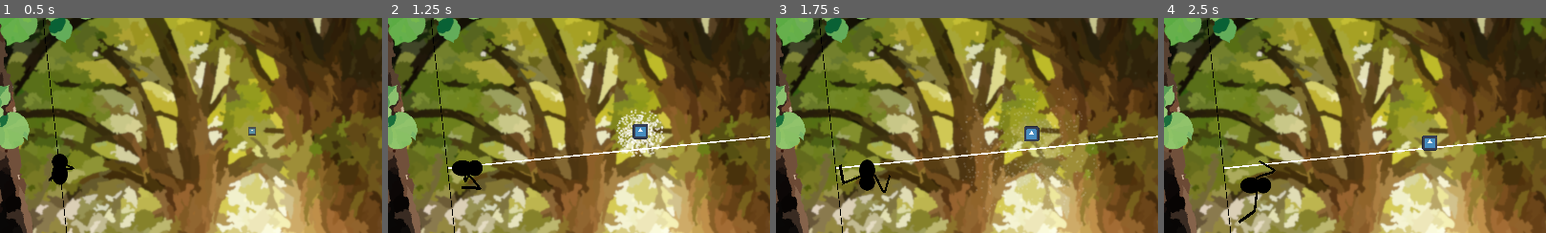
Above: before the commit, frames 1-4 (left to right).
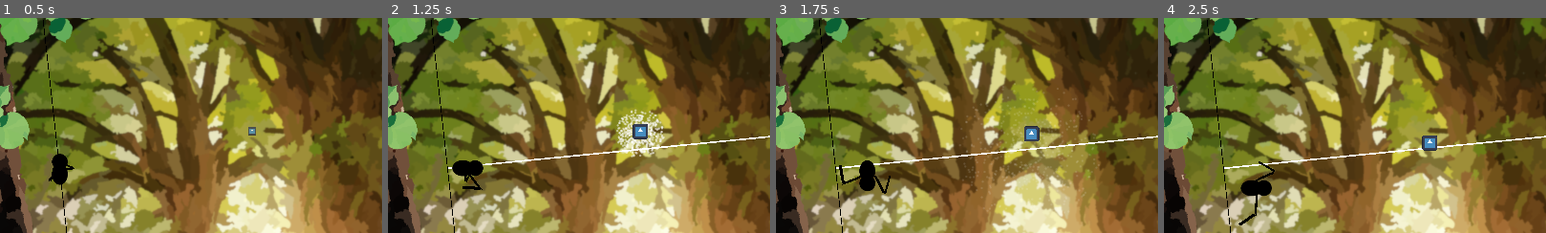
Above: after the commit, the same moments.

Repository: InRe-Dan/ld56
Game: Godot game, scene res://world/world.tscn
The game is run twice, just before and just after one commit, with the same random seed, the same clock (stepped at 60 frames per second) and the same inputs. The engine's default icon, where the game draws it, is replaced by a stand-in: a white triangle on a blue panel in a dark square.
Inputs (mouse positions are % of the whole screen's width and height, from its top left):
- Up to frame 1 (0.5 s): no input
- Up to frame 2 (1.25 s): tap Enter at 0.5 s; move the mouse to (72, 45) at 0.52 s; hold D (move_right) from 0.53 s (still down); click (72, 45) at 0.67 s
- Up to frame 3 (1.75 s): move the mouse to (30, 55) at 1.27 s; release D (move_right) at 1.28 s; hold S (move_down) from 1.28 s (still down)
- Up to frame 4 (2.5 s): move the mouse to (60, 28) at 2.02 s; release S (move_down) at 2.03 s; hold D (move_right) from 2.03 s (still down)
The pictures show only the part of the screen within x 20-70%, y 18-68%; the shares and areas given below are measured in that part.

Frame 1 is identical in both runs. In frame 2, less than 0.1% of the frame differs, in the area x 16-69%, y 60-80%; in frame 3, 0.1%; in frame 4, 0.5%, in the area x 19-77%, y 58-97%.

Commit message:
Adjustments

Diff:
--- a/spider/spider.gd
+++ b/spider/spider.gd
@@ -2,15 +2,16 @@
 
 var movement_speed: float = 512.0 # Actual velocity divides damping factor
 var rotation_speed: float = 4.0
+var sway_influece : float = 2.0 # Influence of nearby velocities
 
-var cast_length: float = 50.0:
+var cast_length: float = 64.0:
 	set(x): update_cast_length(x)
 var safety_cast_length : float = 100
 
-@onready var up_cast: RayCast2D = $Upcast
-@onready var down_cast: RayCast2D = $Downcast
-@onready var left_cast: RayCast2D = $Leftcast
-@onready var right_cast: RayCast2D = $Rightcast
+@onready var up_cast: RayCast2D = $MainRays/Upcast
+@onready var down_cast: RayCast2D = $MainRays/Downcast
+@onready var left_cast: RayCast2D = $MainRays/Leftcast
+@onready var right_cast: RayCast2D = $MainRays/Rightcast
 @onready var safety_cast : ShapeCast2D = $Safety
 @onready var web_cast : RayCast2D = $WebCast
 @onready var factory : WebFactory = get_tree().get_first_node_in_group("web_factory")
@@ -43,7 +44,7 @@
 	# Apply velocity
 	linear_velocity += (input_vector * movement_speed * delta * (speed_mod / cast_length) +
 		(_get_intersect_velocity(up_cast) + _get_intersect_velocity(down_cast)
-		+ _get_intersect_velocity(left_cast) + _get_intersect_velocity(right_cast)) * delta)
+		+ _get_intersect_velocity(left_cast) + _get_intersect_velocity(right_cast)) * delta * sway_influece)
 
 
 ## Updates the cast length of the spider
--- a/spider/spider.tscn
+++ b/spider/spider.tscn
@@ -82,21 +82,23 @@
 [node name="CollisionShape2D" type="CollisionShape2D" parent="."]
 shape = SubResource("CircleShape2D_cslph")
 
-[node name="Downcast" type="RayCast2D" parent="."]
-collision_mask = 2
-hit_from_inside = true
-
-[node name="Upcast" type="RayCast2D" parent="."]
+[node name="MainRays" type="Node2D" parent="."]
+
+[node name="Downcast" type="RayCast2D" parent="MainRays"]
+collision_mask = 2
+hit_from_inside = true
+
+[node name="Upcast" type="RayCast2D" parent="MainRays"]
 target_position = Vector2(0, -50)
 collision_mask = 2
 hit_from_inside = true
 
-[node name="Leftcast" type="RayCast2D" parent="."]
+[node name="Leftcast" type="RayCast2D" parent="MainRays"]
 target_position = Vector2(-50, 0)
 collision_mask = 2
 hit_from_inside = true
 
-[node name="Rightcast" type="RayCast2D" parent="."]
+[node name="Rightcast" type="RayCast2D" parent="MainRays"]
 target_position = Vector2(50, 0)
 collision_mask = 2
 hit_from_inside = true
@@ -150,6 +152,7 @@
 rotation = -0.555756
 scale = Vector2(3, 3)
 rest = Transform2D(1, 0, 0, 1, 0, 0)
+metadata/_local_pose_override_enabled_ = true
 
 [node name="Line2D2" type="Line2D" parent="Legs/Skeleton2D/R1"]
 position = Vector2(-0.107306, -0.459028)
@@ -160,6 +163,7 @@
 [node name="Bone2D2" type="Bone2D" parent="Legs/Skeleton2D/R1"]
 position = Vector2(17, 1)
 rest = Transform2D(1, 0, 0, 1, 17, 1)
+metadata/_local_pose_override_enabled_ = true
 
 [node name="Line2D" type="Line2D" parent="Legs/Skeleton2D/R1/Bone2D2"]
 position = Vector2(-6.54321, 6.80228)
@@ -172,6 +176,7 @@
 rotation = -1.08407
 scale = Vector2(3, 3)
 rest = Transform2D(1, 0, 0, 1, 0, 0)
+metadata/_local_pose_override_enabled_ = true
 
 [node name="Line2D2" type="Line2D" parent="Legs/Skeleton2D/L1"]
 position = Vector2(-0.107306, -0.459028)
@@ -184,6 +189,7 @@
 rotation = 1.7243
 scale = Vector2(0.999995, 0.999995)
 rest = Transform2D(1, 0, 0, 1, 17, 1)
+metadata/_local_pose_override_enabled_ = true
 
 [node name="Line2D" type="Line2D" parent="Legs/Skeleton2D/L1/Bone2D2"]
 position = Vector2(-3.86452, 6.48502)
--- a/web/web.gd
+++ b/web/web.gd
@@ -23,8 +23,8 @@
 		return vel_a + vel_b
 
 # Spring parameters
-var stiffness: float = 6400.0
-var damping: float = 256.0
+var stiffness: float = 2048.0
+var damping: float = 1024.0
 
 @onready var visual: Line2D = $VisualMask
 @onready var collision: CollisionPolygon2D = $CollisionMask
--- a/web/web_factory.tscn
+++ b/web/web_factory.tscn
@@ -3,7 +3,7 @@
 [ext_resource type="Script" path="res://web/web_factory.gd" id="1_rhbia"]
 
 [sub_resource type="CircleShape2D" id="CircleShape2D_e8hd3"]
-radius = 20.0
+radius = 32.0
 
 [node name="WebFactory" type="Node2D" groups=["web_factory"]]
 script = ExtResource("1_rhbia")
@@ -11,9 +11,11 @@
 [node name="JointScout" type="ShapeCast2D" parent="."]
 shape = SubResource("CircleShape2D_e8hd3")
 target_position = Vector2(0, 0)
+max_results = 1
 collision_mask = 4
 
 [node name="WebScout" type="ShapeCast2D" parent="."]
 shape = SubResource("CircleShape2D_e8hd3")
 target_position = Vector2(0, 0)
+max_results = 1
 collision_mask = 2
